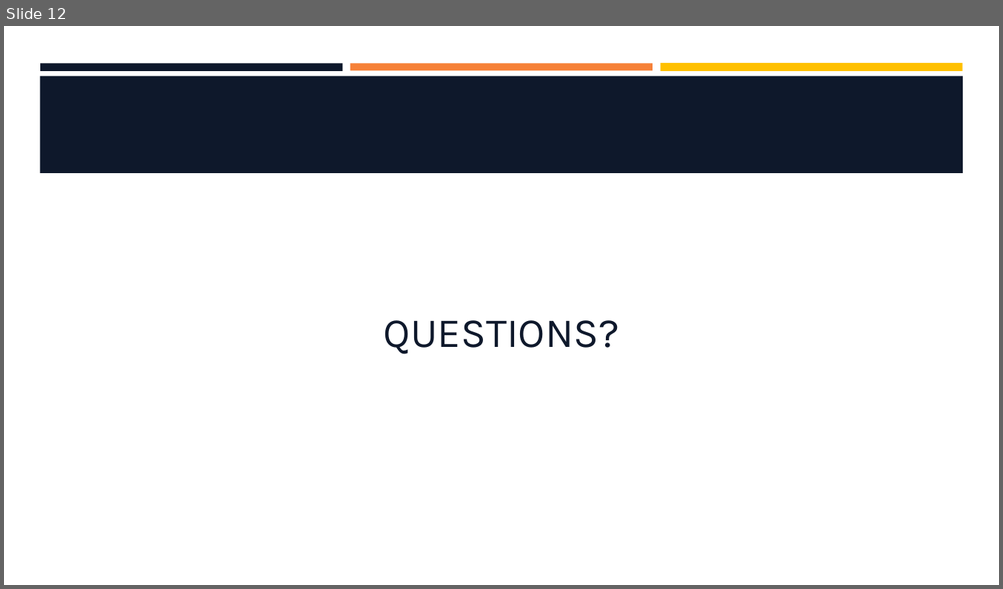
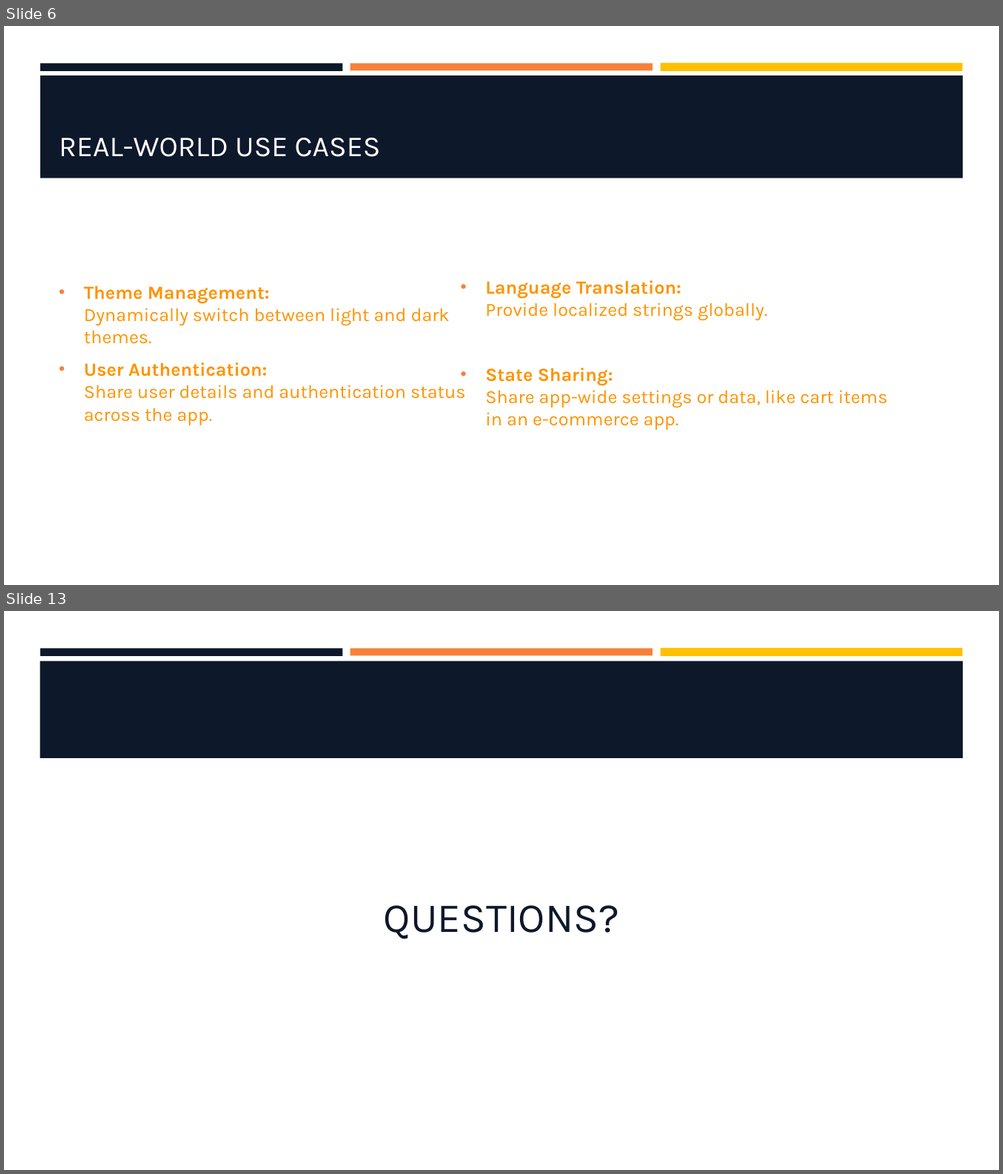
Before and after one commit to hawkeye1900/SBC-Sept24, a slide deck: week-10/W10-S2-ReactContext/W10-S2-ReactContext.pptx. Shown one above the other, each under a label of ours: slide 12 before the commit, slides 6 and 13 after it; the slides between them are not shown. The pictures are 1003x589 and 1003x1174 pixels, drawn with LibreOffice and Linux fonts; fonts in the diff are those of the drawing; background and template pictures are left out. Boxes give left, top, right and bottom in pixels: in the first picture for what was removed or moved away, otherwise in the second. Text is boxed around its words. In the diff, an @@ line names an element or a change of style, - is before the commit and + after.

```diff
--- a/week-10/W10-S2-ReactContext/W10-S2-ReactContext.pptx
+++ b/week-10/W10-S2-ReactContext/W10-S2-ReactContext.pptx
@@ slide 6 added at <box>4,26,999,585</box>, background #FFFFFF; not listed: 3 template elements that a slide beside it also shows @@
@@ rectangle added at <box>40,76,963,178</box>, fill #0E182B @@
@@ title added at <box>59,138,381,157</box>, 28 pt, text #FFFFFF @@
+REAL-WORLD USE CASES
@@ text added at <box>84,286,465,426</box>, 18 pt, text #FF9300 @@
+• Theme Management:
+  Dynamically switch between light and dark themes.
+• User Authentication:
+  Share user details and authentication status across the app.
@@ text added at <box>485,281,888,430</box>, 18 pt, text #FF9300 @@
+• Language Translation:
+  Provide localized strings globally.
+• State Sharing:
+  Share app-wide settings or data, like cart items in an e-commerce app.
@@ what was slide 12 is now slide 13 @@
```
Also in this commit, not shown: 3 slides changed, 8 other slides added, 8 slides removed.
